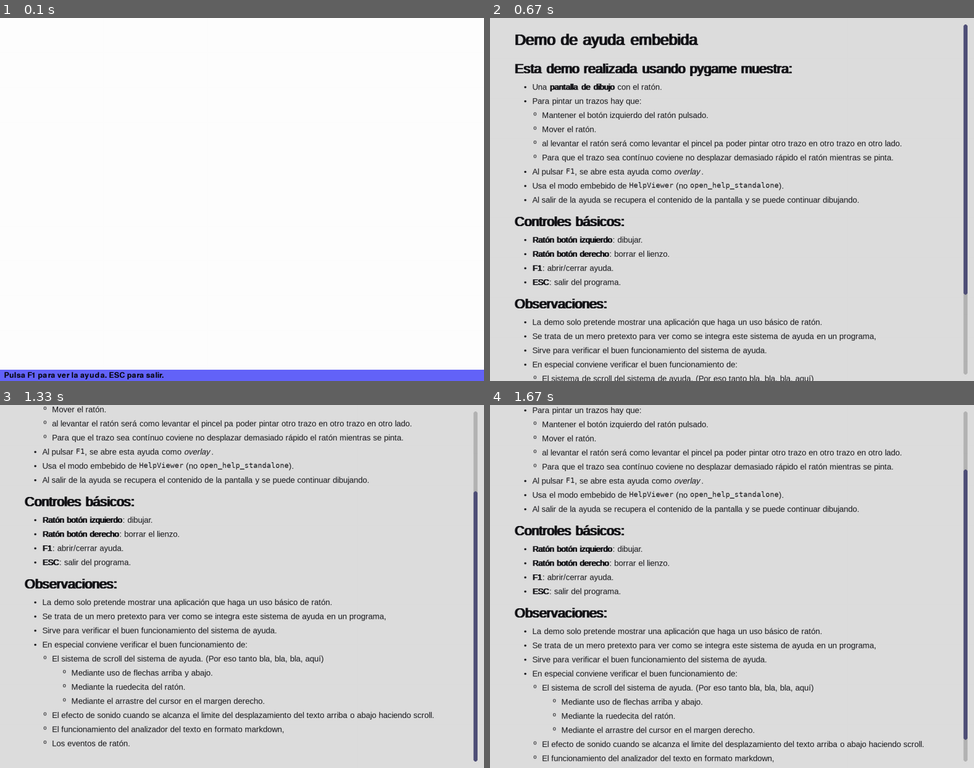
Above: before the commit, frames 1-4 (two rows, left to right).
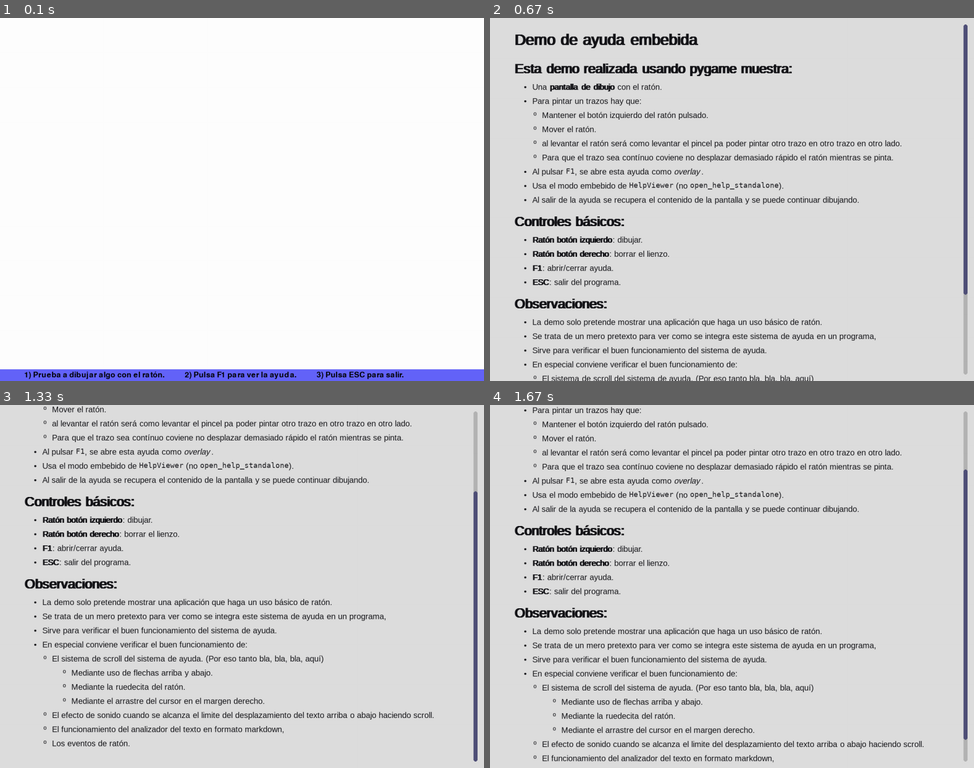
Above: after the commit, the same moments.

Repository: acastr008/help_core_pygame
Game: pygame game, started from examples/demo_help_overlay_beep.py
Two runs of this game, one before a commit and one after it. Both use one fixed random seed, a clock stepped at 60 frames per second and the inputs below.
Inputs:
- Up to frame 1 (0.1 s): no input
- Up to frame 2 (0.67 s): tap F1 at 0.33 s
- Up to frame 3 (1.33 s): tap Page Up at 0.67 s; tap Page Down at 1 s
- Up to frame 4 (1.67 s): hold Up from 1.33 s (still down)

The runs differ from the first frame. In frame 1, 0.9% of the frame differs, in the area x 0-100%, y 96-100%; in frame 2, nothing differs; in frame 3, nothing differs; in frame 4, nothing differs.

Commit message:
(19-dic-2025) Corregir problemas de carga en assets, script diagnósticos y pruebas varias
- Se corrigió el acceso en demos para cargar recursos internos, garantizando la carga de audio tanto en desarrollo como en PyPI.
- Se incluyó el directorio 'tools/' con 'diagnose_help_core_pygame_assets_v2.py' y 'diagnosticos.odt'.
- Se actualizó el archivo TASKS.md y la configuración en pyproject.toml.
- Nota: Se realizaron pruebas externas y actualización de tutoriales sobre PyPI en rutas locales del sistema.

Diff:
--- a/examples/demo_help_overlay_beep.py
+++ b/examples/demo_help_overlay_beep.py
@@ -1,4 +1,3 @@
-
 ########## Copyright (c) ##########################################################
 # SPDX-FileCopyrightText: 2025 Antonio Castro Snurmacher <acastro0841@gmail.com>
 # SPDX-License-Identifier: MIT
@@ -7,12 +6,19 @@
 """
 ######################################################################################################################
 Programa  : demo_help_overlay_beep.py
-Versión   : 1.0  (22-nov-2025)
+Versión   : 2.0  (17-dic-2025)
 Licencia de uso MIT
 
 Descripción breve:
-    Demo de uso embebido de help_core con efecto de sonido al alcanzar
-    los límites del scroll (top / bottom), espaciado 300 ms.
+    Demo de uso Demo embebido de help_core
+
+Descripción extendida:
+    Demo de uso embebido de help_core con efecto de sonido al alcanzar los límites
+    del scroll (top / bottom).
+    Permite visualizar en una pantalla un texto de ayuda en formato markdown.
+    Carga assets empaquetados mediante importlib.resources.as_file() para obtener
+    una ruta REAL en disco (aunque el paquete esté dentro de un wheel/zip).
+    Incluye un pequeño gestor de assets y una demo de help_core_pygame.
 
 Requisitos:
     - Python 3.11
@@ -21,19 +27,20 @@
     - Fichero de sonido: mp3/beep_scroll.mp3
 ######################################################################################################################
 """
-
 from __future__ import annotations
 
 import sys, os
-from typing import Tuple
-
+from contextlib import ExitStack
+from dataclasses import dataclass
+from importlib import resources
+from pathlib import Path
+from typing import Optional, Callable, Tuple
 import pygame
 
 from help_core_pygame import HelpConfig, HelpViewer
 
 
 RGB = Tuple[int, int, int]
-
 
 HELP_MD_TEXT = """# Demo de ayuda embebida
 
@@ -71,6 +78,76 @@
    - El funcionamiento del analizador del texto en formato markdown,
    - Los eventos de ratón.
 """
+
+try:
+    # API típica de tu librería (ajusta si tu nombre o función cambia)
+    from help_core_pygame import open_help_standalone
+except Exception as exc:  # noqa: BLE001
+    raise SystemExit(
+        "No se pudo importar 'help_core_pygame'. "
+        "Instala el paquete o ejecuta en un entorno donde esté disponible."
+    ) from exc
+
+
+@dataclass
+class PackageAssetManager:
+    """
+    Gestor de assets empaquetados.
+
+    Idea clave:
+    - resources.files(...) devuelve un objeto "traversable" (navegable) que puede no ser un Path real.
+    - resources.as_file(...) garantiza un Path REAL (en disco) mientras el contexto esté abierto.
+
+    Este manager usa ExitStack para mantener vivos esos contextos durante toda la ejecución.
+    """
+    package_name: str
+    _exit_stack: ExitStack = ExitStack()
+
+    def close(self) -> None:
+        """Cierra el ExitStack y libera recursos temporales."""
+        self._exit_stack.close()
+
+    def get_real_path(self, relative_path: str) -> Path:
+        """
+        Devuelve un Path REAL del sistema de archivos para un asset.
+
+        :param relative_path: Ruta relativa dentro del paquete (ej. "assets/mp3/beep_scroll.mp3")
+        :return: Path real en disco válido para librerías externas (pygame, etc.)
+        :raises FileNotFoundError: Si el recurso no existe en el paquete instalado.
+        """
+        resource_entry = resources.files(self.package_name).joinpath(relative_path)
+
+        # Hacemos exists() que es la comprobación correcta a nivel de "recurso dentro del paquete".
+        if not resource_entry.exists():
+            raise FileNotFoundError(
+                f"Asset no encontrado en el paquete '{self.package_name}': {relative_path}"
+            )
+
+        # as_file(...) garantiza un Path real incluso si el paquete está en zip/wheel.
+        real_path = self._exit_stack.enter_context(resources.as_file(resource_entry))
+        print ("Path Asset OK= ", real_path)
+        return Path(real_path)
+
+
+def load_sound(asset_manager: PackageAssetManager, relative_path: str) -> Optional[pygame.mixer.Sound]:
+    """
+    Carga un sonido desde assets empaquetados, devolviendo None si no se puede.
+
+    :param asset_manager: Gestor de assets del paquete.
+    :param relative_path: Ruta relativa del mp3 dentro del paquete.
+    :return: pygame.mixer.Sound o None si falla.
+    """
+    try:
+        sound_path = asset_manager.get_real_path(relative_path)
+        return pygame.mixer.Sound(str(sound_path))
+    except FileNotFoundError as exc:
+        print(f"ADVERTENCIA: {exc}")
+        return None
+    except Exception as exc:  # noqa: BLE001
+        # Captura genérica para evitar que una demo se caiga por audio/SDL.
+        print(f"ADVERTENCIA: No se pudo cargar el sonido '{relative_path}': {exc}")
+        return None
+
 
 
 def create_help_viewer(screen: pygame.Surface, beep_sound: pygame.mixer.Sound | None) -> tuple[HelpViewer, pygame.Rect]:
@@ -99,24 +176,10 @@
 def help_overlay_loop(screen: pygame.Surface, canvas: pygame.Surface) -> None:
     """Bucle modal de ayuda superpuesto al contenido, con beep de límite de scroll."""
 
-    # --- CALCULAR RUTA DEL ASSET  ----------------------------------------------------------------------
-    # 1. Obtener la ruta del directorio del script actual (examples/)
-    SCRIPT_DIR = os.path.dirname(os.path.abspath(__file__))
-    # 2. Definir la ruta base del proyecto subiendo un nivel
-    PROJECT_ROOT = os.path.join(SCRIPT_DIR, '..')
-
-    # 3. Construir la ruta absoluta al asset, siguiendo la estructura src/paquete/assets/mp3
-    asset_path = os.path.join(PROJECT_ROOT, "src", "help_core_pygame", "assets", "mp3", "beep_scroll.mp3")
-    # ----------------------------------------------------------------------------------------------------
-
-    # Intentamos cargar el efecto de sonido. Si falla, la demo sigue sin beep.
-    beep_sound: pygame.mixer.Sound | None
-    try:
-        # Usar la ruta absoluta
-        beep_sound = pygame.mixer.Sound(asset_path)
-    except pygame.error as exc:
-        print(f"Error cargando 'mp3/beep_scroll.mp3' en demo_help_overlay_beep: {exc}")
-        beep_sound = None
+    asset_manager = PackageAssetManager("help_core_pygame")
+
+    # Carga robusta del beep desde el paquete instalado.
+    beep_sound = load_sound(asset_manager, "assets/mp3/beep_scroll.mp3")
 
     viewer, rect = create_help_viewer(screen, beep_sound)
 
@@ -173,7 +236,8 @@
 
     # Fuente para el mensaje inferior
     ui_font = pygame.font.Font(None, 28)
-    ui_text = "Pulsa F1 para ver la ayuda. ESC para salir."
+    tab=' '*10
+    ui_text = f"{tab}1) Prueba a dibujar algo con el ratón.{tab}2) Pulsa F1 para ver la ayuda.{tab}3) Pulsa ESC para salir."
     ui_text_color: RGB = (0, 0, 0)
     ui_bg_color: RGB = (100, 100, 250)
 
--- a/examples/demo_help_standalone.py
+++ b/examples/demo_help_standalone.py
@@ -1,16 +1,112 @@
-
 ########## Copyright (c) ##########################################################
 # SPDX-FileCopyrightText: 2025 Antonio Castro Snurmacher <acastro0841@gmail.com>
 # SPDX-License-Identifier: MIT
 ###################################################################################
 
-
-# demos/demo_help_standalone.py
-# Descripción breve: Demo del módulo help_core.py Por sí solo al margen de PopupWindow.
-
-import os
+"""
+######################################################################################################################
+Programa  : demo_help_standalone.py
+Versión   : 2.0  (17-dic-2025)
+Licencia de uso MIT
+
+Descripción breve:
+    Demo de uso Demo standalone de help_core
+
+Descripción extendida:
+    Demo de uso standalone de help_core con efecto de sonido al alcanzar los límites
+    del scroll (top / bottom).
+    Permite visualizar en una pantalla un texto de ayuda en formato markdown.
+    Carga assets empaquetados mediante importlib.resources.as_file() para obtener
+    una ruta REAL en disco (aunque el paquete esté dentro de un wheel/zip).
+    Incluye un pequeño gestor de assets y una demo de help_core_pygame.
+
+Requisitos:
+    - Python 3.11
+    - Pygame
+    - Módulo help_core en el PYTHONPATH
+    - Fichero de sonido: mp3/beep_scroll.mp3
+######################################################################################################################
+"""
+
+from __future__ import annotations
+
+from contextlib import ExitStack
+from dataclasses import dataclass
+from importlib import resources
+from pathlib import Path
+from typing import Optional, Callable
+
 import pygame
-from help_core_pygame import open_help_standalone
+
+try:
+    # API típica de tu librería (ajusta si tu nombre o función cambia)
+    from help_core_pygame import open_help_standalone
+except Exception as exc:  # noqa: BLE001
+    raise SystemExit(
+        "No se pudo importar 'help_core_pygame'. "
+        "Instala el paquete o ejecuta en un entorno donde esté disponible."
+    ) from exc
+
+
+@dataclass
+class PackageAssetManager:
+    """
+    Gestor de assets empaquetados.
+
+    Idea clave:
+    - resources.files(...) devuelve un objeto "traversable" (navegable) que puede no ser un Path real.
+    - resources.as_file(...) garantiza un Path REAL (en disco) mientras el contexto esté abierto.
+
+    Este manager usa ExitStack para mantener vivos esos contextos durante toda la ejecución.
+    """
+    package_name: str
+    _exit_stack: ExitStack = ExitStack()
+
+    def close(self) -> None:
+        """Cierra el ExitStack y libera recursos temporales."""
+        self._exit_stack.close()
+
+    def get_real_path(self, relative_path: str) -> Path:
+        """
+        Devuelve un Path REAL del sistema de archivos para un asset.
+
+        :param relative_path: Ruta relativa dentro del paquete (ej. "assets/mp3/beep_scroll.mp3")
+        :return: Path real en disco válido para librerías externas (pygame, etc.)
+        :raises FileNotFoundError: Si el recurso no existe en el paquete instalado.
+        """
+        resource_entry = resources.files(self.package_name).joinpath(relative_path)
+
+        # Hacemos exists() que es la comprobación correcta a nivel de "recurso dentro del paquete".
+        if not resource_entry.exists():
+            raise FileNotFoundError(
+                f"Asset no encontrado en el paquete '{self.package_name}': {relative_path}"
+            )
+
+        # as_file(...) garantiza un Path real incluso si el paquete está en zip/wheel.
+        real_path = self._exit_stack.enter_context(resources.as_file(resource_entry))
+        print ("Path Asset OK= ", real_path)
+        return Path(real_path)
+
+
+def load_sound(asset_manager: PackageAssetManager, relative_path: str) -> Optional[pygame.mixer.Sound]:
+    """
+    Carga un sonido desde assets empaquetados, devolviendo None si no se puede.
+
+    :param asset_manager: Gestor de assets del paquete.
+    :param relative_path: Ruta relativa del mp3 dentro del paquete.
+    :return: pygame.mixer.Sound o None si falla.
+    """
+    try:
+        sound_path = asset_manager.get_real_path(relative_path)
+        return pygame.mixer.Sound(str(sound_path))
+    except FileNotFoundError as exc:
+        print(f"ADVERTENCIA: {exc}")
+        return None
+    except Exception as exc:  # noqa: BLE001
+        # Captura genérica para evitar que una demo se caiga por audio/SDL.
+        print(f"ADVERTENCIA: No se pudo cargar el sonido '{relative_path}': {exc}")
+        return None
+
 
 
 TEST_MD="""
@@ -119,47 +215,45 @@
 
 """
 
-# ----------------------------------------------------------------------
-# 1. Obtener la ruta del directorio del script actual (examples/)
-SCRIPT_DIR = os.path.dirname(os.path.abspath(__file__))
-
-# 2. Definir la ruta base del proyecto subiendo un nivel
-# Esto asume que el directorio 'examples' está en la raíz del proyecto
-PROJECT_ROOT = os.path.join(SCRIPT_DIR, '..')
-# ----------------------------------------------------------------------
 
 def main() -> None:
+    # Inicialización básica de pygame (audio incluido).
     pygame.init()
-
     try:
-        # Construir la ruta absoluta al asset, basándose en la nueva estructura
-        asset_path = os.path.join(PROJECT_ROOT, "src", "help_core_pygame", "assets", "mp3", "beep_scroll.mp3")
-        beep_sound = pygame.mixer.Sound(asset_path)
-    except pygame.error as exc:
-        print(f"Error cargando 'mp3/beep_scroll.mp3' en demo_help_standalone: {exc}")
-        beep_sound = None
-
-    def beep_on_limit(_where: str) -> None:
+        pygame.mixer.init()
+    except Exception as exc:  # noqa: BLE001
+        # Si audio no está disponible, la demo debe seguir funcionando sin beep.
+        print(f"ADVERTENCIA: No se pudo inicializar pygame.mixer: {exc}")
+
+    asset_manager = PackageAssetManager("help_core_pygame")
+
+    # Carga robusta del beep desde el paquete instalado.
+    beep_sound = load_sound(asset_manager, "assets/mp3/beep_scroll.mp3")
+
+    def on_scroll_limit(_where: str) -> None:
+        # _where suele indicar top/bottom si tu API lo pasa; aquí no lo necesitamos.
         if beep_sound is not None:
-            beep_sound.play()
-
-    # Si quieres usar tus TTF/JSON de estilos, pásalos aquí:
-    open_help_standalone(
-        TEST_MD,
-        title="Demo Help Standalone",
-        size=(1200, 900),
-        # style_json_path="popup_gui/Style_Popup_Dialog_Py.json",
-        # style_variant="formal",
-        # fonts_dir="fonts",
-        # help_font_file="DejaVuSans.ttf",
-        # help_code_font_file="DejaVuSansMono.ttf",
-        indent_spaces_per_level=2,
-        visual_indent_px=24,
-        wheel_step=48,
-        kernel_bg=(222, 222, 222),
-        on_scroll_limit=beep_on_limit,
-        scroll_limit_cooldown_ms=300,
-    )
+            try:
+                beep_sound.play()
+            except Exception as exc:  # noqa: BLE001
+                print(f"ADVERTENCIA: No se pudo reproducir el beep: {exc}")
+
+    try:
+        # Ajusta parámetros según tu firma real de open_help_standalone.
+        open_help_standalone(
+            TEST_MD,
+            title="Help Standalone - Asset safe",
+            size=(1200, 900),
+            on_scroll_limit=on_scroll_limit,
+            scroll_limit_cooldown_ms=300,
+        )
+    finally:
+        # Importante: libera recursos temporales (si el paquete requiere extracción).
+        asset_manager.close()
+        try:
+            pygame.quit()
+        except Exception:  # noqa: BLE001
+            pass
 
 
 if __name__ == "__main__":
--- a/pyproject.toml
+++ b/pyproject.toml
@@ -7,7 +7,7 @@
 name = "help-core-pygame"         # Nombre único para el proyecto PyPI (único)
 version = "0.1.1"
 description = "Help module for overlays and contextual help in Pygame"
-readme = "README.md"
+readme = "README.md"  # Cambiado en esta version
 requires-python = ">=3.9"
 authors = [
   { name = "Antonio Castr Snurmacher", email = "acastro0841@gmail.com" },
@@ -35,4 +35,4 @@
 where = ["src"]
 
 [tool.setuptools.package-data]
-"help_core_pygame" = ["assets/*.mp3"]
+help_core_pygame = ["assets/**/*.mp3"] # Cambiado en esta versión
--- /dev/null
+++ b/tools/diagnose_help_core_pygame_assets_v2.py
@@ -0,0 +1,91 @@
+#!/usr/bin/python3
+"""
+Programa asistido por ChatGPT en fecha 18/Dec/2025 y hora 00:00
+Titulo: Diagnóstico de assets empaquetados en help_core_pygame
+Descripción: Comprueba si un asset existe dentro del paquete instalado, muestra
+             desde qué Python/entorno se está ejecutando y devuelve códigos
+             de salida útiles para automatización.
+"""
+
+from __future__ import annotations
+
+from importlib import metadata, resources
+from pathlib import Path
+import sys
+
+
+def safe_list_dir(traversable_dir) -> list[str]:
+    """Lista nombres de un directorio Traversable sin fallar."""
+    try:
+        if not traversable_dir.exists() or not traversable_dir.is_dir():
+            return []
+        return sorted(item.name for item in traversable_dir.iterdir())
+    except Exception as exc:  # noqa: BLE001
+        print(f"AVISO: No se pudo listar directorio: {type(exc).__name__}: {exc}")
+        return []
+
+
+def print_runtime_context(package_name: str) -> None:
+    """Imprime datos del intérprete y del paquete instalado."""
+    print("Python executable:", sys.executable)
+    print("Python version   :", sys.version.split()[0])
+
+    try:
+        pkg_version = metadata.version("help-core-pygame")
+        print("Package version :", pkg_version)
+    except Exception as exc:  # noqa: BLE001
+        print(f"AVISO: No se pudo leer versión del paquete: {type(exc).__name__}: {exc}")
+
+    try:
+        imported_pkg = __import__(package_name)
+        pkg_file = getattr(imported_pkg, "__file__", "(desconocido)")
+        print("Package __file__:", pkg_file)
+    except Exception as exc:  # noqa: BLE001
+        print(f"AVISO: No se pudo importar {package_name}: {type(exc).__name__}: {exc}")
+
+
+def main() -> int:
+    package_name = "help_core_pygame"
+    asset_relpath = "assets/mp3/beep_scroll.mp3"
+    assets_dir_relpath = "assets/mp3"
+
+    print_runtime_context(package_name)
+    print()
+
+    try:
+        package_root = resources.files(package_name)
+    except Exception as exc:  # noqa: BLE001
+        print(f"ERROR: No se puede acceder a resources.files('{package_name}'): {type(exc).__name__}: {exc}")
+        return 2
+
+    asset_entry = package_root.joinpath(asset_relpath)
+
+    print(f"Paquete: {package_name}")
+    print(f"Recurso: {asset_relpath}")
+    print(f"exists(): {asset_entry.exists()}")
+    print(f"is_file(): {asset_entry.is_file()}")
+
+    assets_dir = package_root.joinpath(assets_dir_relpath)
+    names = safe_list_dir(assets_dir)
+    print(f"Contenido de {assets_dir_relpath}:", names if names else "(vacío o no existe)")
+
+    # Informativo: intentar obtener ruta física.
+    try:
+        with resources.as_file(package_root) as root_path:
+            root_path = Path(root_path)
+            print("Ruta física del paquete (si aplica):", root_path)
+            print("Existe en disco esa ruta del recurso:", (root_path / asset_relpath).exists())
+    except Exception as exc:  # noqa: BLE001
+        print(f"Nota: no se pudo obtener ruta física con as_file(): {type(exc).__name__}: {exc}")
+
+    print("\nSugerencia manual (shell):")
+    print("  python -m pip show -f help-core-pygame | sed -n '/Files:/,$p' | grep -i beep_scroll")
+
+    # Código de salida útil:
+    # 0 = OK (asset existe en el paquete)
+    # 1 = KO (asset no está)
+    return 0 if asset_entry.exists() else 1
+
+
+if __name__ == "__main__":
+    raise SystemExit(main())
Renamed: debug_py_projet.py -> tools/debug_py_projet.py
Not shown, changed: TASKS.md
Not shown, added: tools/diagnosticos.odt
